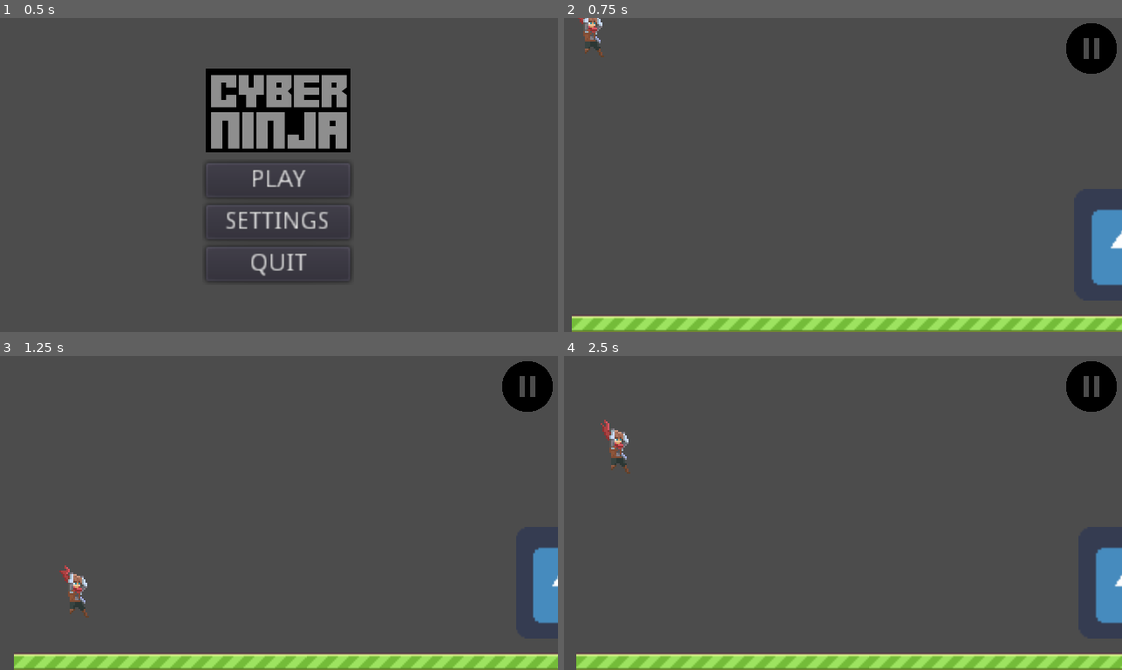
Above: before the commit, frames 1-4 (two rows, left to right).
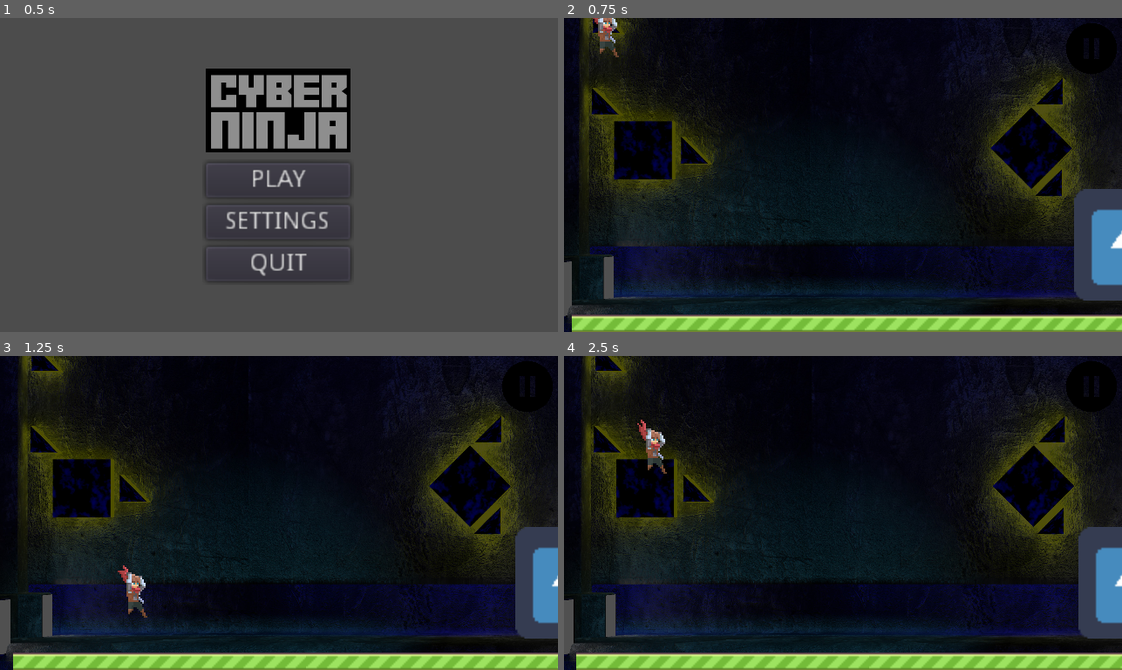
Above: after the commit, the same moments.

Repository: bsiesicki/GN7T2_EndlessRunner
Game: Godot game, scene res://Scenes/MainMenu.tscn
Same seed, same stepped clock (60 frames per second), same inputs: the game is played once before the commit and once after it. The engine's default icon, where the game draws it, is replaced by a stand-in: a white triangle on a blue panel in a dark square.
Inputs (mouse positions are in pixels of both pictures, inside the frame that each line leads up to):
- Up to frame 1 (0.5 s): no input
- Up to frame 2 (0.75 s): click "PLAY" at 0.5 s
- Up to frame 3 (1.25 s): no input
- Up to frame 4 (2.5 s): click (1094, 387) at 1.25 s; click "RESTART" at 2 s

Frame 1 is identical in both runs. In frame 2, 90% of the frame differs, in the area x 0-100%, y 0-100%; in frame 3, 90%; in frame 4, 90%.

Commit message:
parallax background prototype + parameters' adjustments

Diff:
--- a/Scenes/Ground_Spawner.tscn
+++ b/Scenes/Ground_Spawner.tscn
@@ -2,7 +2,7 @@
 
 [ext_resource path="res://Scripts/GroundSpawner.gd" type="Script" id=1]
 
-[node name="GroundSpawner" type="Position2D"]
+[node name="GroundSpawner" type="Position2D" index="0"]
 
 script = ExtResource( 1 )
 
--- a/Scenes/Main.tscn
+++ b/Scenes/Main.tscn
@@ -1,11 +1,12 @@
-[gd_scene load_steps=8 format=2]
+[gd_scene load_steps=9 format=2]
 
 [ext_resource path="res://Scenes/Player.tscn" type="PackedScene" id=1]
 [ext_resource path="res://Scenes/Ground_Spawner.tscn" type="PackedScene" id=2]
 [ext_resource path="res://Scripts/Camera2D.gd" type="Script" id=3]
-[ext_resource path="res://icon.png" type="Texture" id=4]
-[ext_resource path="res://Scripts/PauseMenu.gd" type="Script" id=5]
-[ext_resource path="res://Assets/kisspng-computer-icons-linkedin-desktop-wallpaper-pause-button-5acf7acad25c66.6665510715235468268617.png" type="Texture" id=6]
+[ext_resource path="res://Assets/Environment/background_dimm.jpg" type="Texture" id=4]
+[ext_resource path="res://icon.png" type="Texture" id=5]
+[ext_resource path="res://Scripts/PauseMenu.gd" type="Script" id=6]
+[ext_resource path="res://Assets/kisspng-computer-icons-linkedin-desktop-wallpaper-pause-button-5acf7acad25c66.6665510715235468268617.png" type="Texture" id=7]
 
 [sub_resource type="RectangleShape2D" id=1]
 
@@ -16,10 +17,8 @@
 
 [node name="Player" parent="." index="0" instance=ExtResource( 1 )]
 
-JUMP_SPEED = -350
-slide_distance = 50
-player_speed = 50
-dash_distance = 20
+slide_distance = 100
+player_speed = 100
 swipe_distance = 40
 
 [node name="GroundSpawner" parent="." index="1" instance=ExtResource( 2 )]
@@ -54,6 +53,35 @@
 script = ExtResource( 3 )
 _sections_unfolded = [ "Smoothing", "Transform", "Z Index" ]
 
+[node name="ParallaxBackground" type="ParallaxBackground" parent="Camera2D" index="0"]
+
+layer = -1
+offset = Vector2( 0, 0 )
+rotation = 0.0
+scale = Vector2( 1, 1 )
+transform = Transform2D( 1, 0, 0, 1, 0, 0 )
+scroll_offset = Vector2( 0, 0 )
+scroll_base_offset = Vector2( 0, 0 )
+scroll_base_scale = Vector2( 1, 1 )
+scroll_limit_begin = Vector2( 0, 0 )
+scroll_limit_end = Vector2( 0, 0 )
+scroll_ignore_camera_zoom = false
+
+[node name="ParallaxLayer" type="ParallaxLayer" parent="Camera2D/ParallaxBackground" index="0"]
+
+motion_scale = Vector2( 0.5, 0.5 )
+motion_offset = Vector2( 0, 0 )
+motion_mirroring = Vector2( 710.4, 0 )
+_sections_unfolded = [ "Motion" ]
+
+[node name="Sprite" type="Sprite" parent="Camera2D/ParallaxBackground/ParallaxLayer" index="0"]
+
+scale = Vector2( 0.185, 0.185 )
+texture = ExtResource( 4 )
+centered = false
+offset = Vector2( -500, -250 )
+_sections_unfolded = [ "Animation", "Offset", "Region", "Transform" ]
+
 [node name="StaticBody2D" type="StaticBody2D" parent="." index="3"]
 
 position = Vector2( 320, 130 )
@@ -64,13 +92,10 @@
 constant_angular_velocity = 0.0
 friction = 1.0
 bounce = 0.0
-__meta__ = {
-"_edit_group_": true
-}
 
 [node name="icon" type="Sprite" parent="StaticBody2D" index="0"]
 
-texture = ExtResource( 4 )
+texture = ExtResource( 5 )
 
 [node name="CollisionShape2D" type="CollisionShape2D" parent="StaticBody2D" index="1"]
 
@@ -125,12 +150,13 @@
 
 [node name="PauseMenu" type="CanvasLayer" parent="." index="6"]
 
+editor/display_folded = true
 layer = 1
 offset = Vector2( 0, 0 )
 rotation = 0.0
 scale = Vector2( 1, 1 )
 transform = Transform2D( 1, 0, 0, 1, 0, 0 )
-script = ExtResource( 5 )
+script = ExtResource( 6 )
 
 [node name="TextureButton" type="TextureButton" parent="PauseMenu" index="0"]
 
--- a/Scenes/Player.tscn
+++ b/Scenes/Player.tscn
@@ -103,6 +103,10 @@
 __meta__ = {
 "_edit_group_": true
 }
+JUMP_SPEED = -350
+slide_distance = 50
+player_speed = 50
+dash_distance = 20
 swipe_angle_const = 0.75
 swipe_distance = 50
 
Not shown: 3 places in Scenes/Main.tscn that only renumber resources
Not shown: 2 places in Scenes/Player.tscn that only renumber resources
